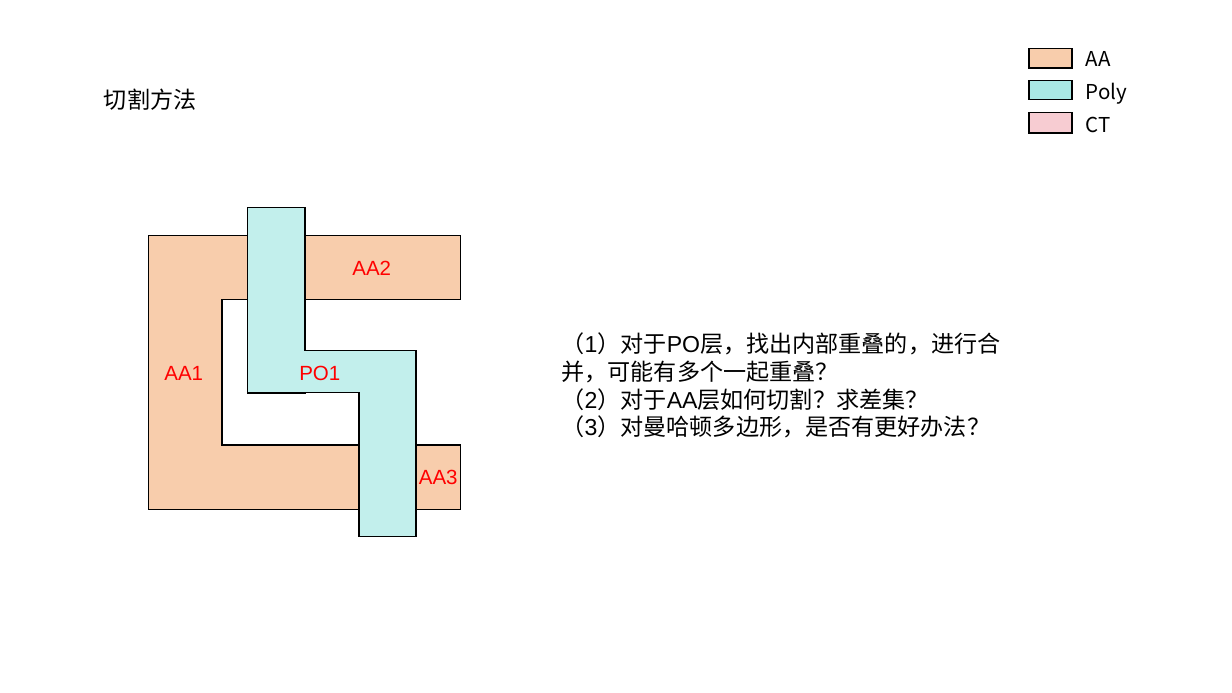
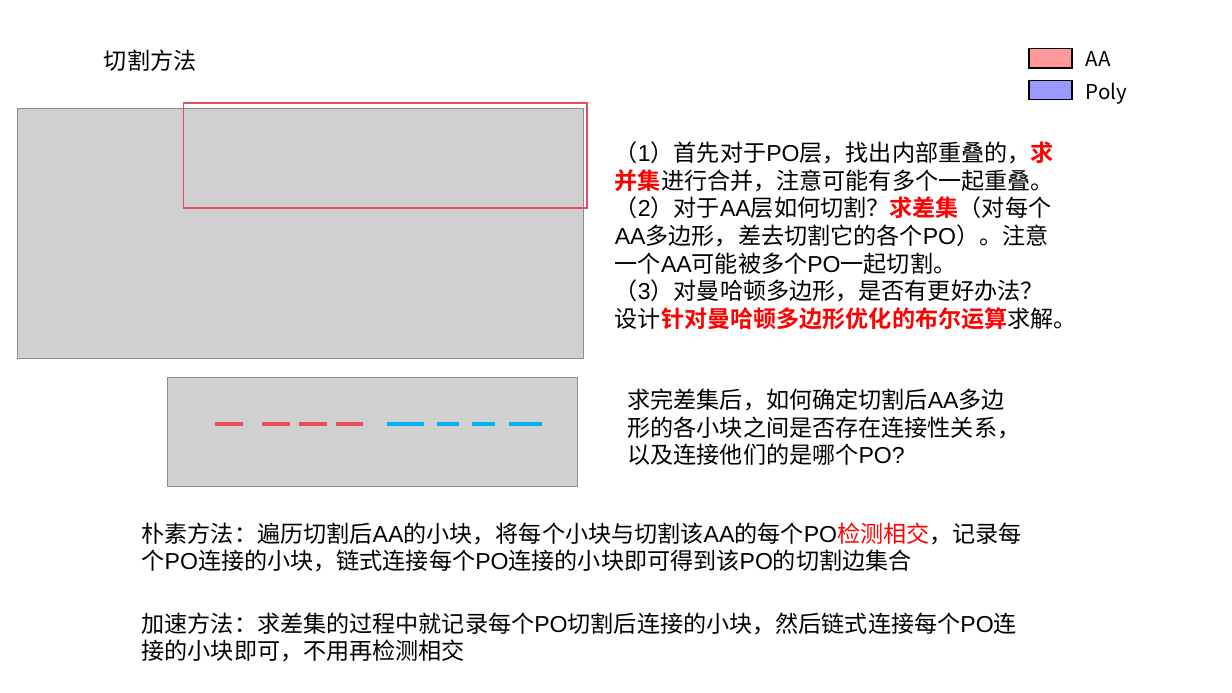
Before and after one commit to ApexGP/EdaChallenge, a slide deck: slide 5 of doc/Q3求解讨论.pptx. Drawn at 1232x693 pixels with LibreOffice and Linux fonts; fonts in the diff are those of the drawing; grey boxes stand for pictures. Boxes give left, top, right and bottom in pixels: in the first picture for what was removed or moved away, otherwise in the second. Text is boxed around its words. In the diff, an @@ line names an element or a change of style, - is before the commit and + after.

Commit message:
perf:优化多边形切割，求差集的过程中就记录每个PO切割后连接的AA小块

```diff
--- a/doc/Q3求解讨论.pptx
+++ b/doc/Q3求解讨论.pptx
@@ text "切割方法": place and size @@
-text "切割方法" at (104,88,196,110)
+text "切割方法" at (104,49,196,71)
@@ rectangle at (1030,49,1073,68): fill #F8CDAC to #FF9999 @@
@@ rectangle at (1030,80,1073,100): fill #A9E9E4 to #9999FF @@
@@ picture added at (18,108,584,359) @@
@@ rectangle added at (184,103,587,208), outline #E54C5E 1.5 pt @@
@@ rectangle removed at (1030,113,1073,133) @@
@@ text removed at (1086,116,1111,133) @@
-CT
@@ text "（1）首先对于PO层，找出内部重叠的，求并集进行合并，注意可能有多个一起重叠。": place and size @@
-text "（1）首先对于PO层，找出内部重叠的，求并集进行合并，注意可能有多个一起重叠。" at (562,332,1001,438)
+text "（1）首先对于PO层，找出内部重叠的，求并集进行合并，注意可能有多个一起重叠。" at (615,141,1077,329)
@@ text at (615,141,1054,274): text changed @@
-（1）对于PO层，找出内部重叠的，进行合并，可能有多个一起重叠？
-（2）对于AA层如何切割？求差集？
+（1）首先对于PO层，找出内部重叠的，求并集进行合并，注意可能有多个一起重叠。
+（2）对于AA层如何切割？求差集（对每个AA多边形，差去切割它的各个PO）。注意一个AA可能被多个PO一起切割。
@@ text at (615,307,1077,329): paragraph added @@
+设计针对曼哈顿多边形优化的布尔运算求解。
@@ picture added at (168,377,578,487) @@
@@ group removed at (149,208,461,537): 4 texts, 2 freeform shapes @@
-AA1
-AA2
-AA3
-PO1
@@ text added at (628,388,1005,465), 18 pt, text #000000 @@
+求完差集后，如何确定切割后AA多边形的各小块之间是否存在连接性关系，以及连接他们的是哪个PO?
@@ line added from (215, 424) to (242, 424), #E54C5E 3 pt @@
@@ line added from (262, 424) to (290, 424), #E54C5E 3 pt @@
@@ line added from (299, 424) to (327, 424), #E54C5E 3 pt @@
@@ line added from (335, 424) to (363, 424), #E54C5E 3 pt @@
@@ line added from (387, 424) to (424, 424), #00B0F0 3 pt @@
@@ line added from (437, 424) to (459, 424), #00B0F0 3 pt @@
@@ line added from (472, 424) to (494, 424), #00B0F0 3 pt @@
@@ line added from (508, 424) to (543, 424), #00B0F0 3 pt @@
@@ text added at (142,522,1022,572), 18 pt, text #000000 @@
+朴素方法：遍历切割后AA的小块，将每个小块与切割该AA的每个PO检测相交，记录每个PO连接的小块，链式连接每个PO连接的小块即可得到该PO的切割边集合
@@ text added at (142,612,1017,662), 18 pt, text #000000 @@
+加速方法：求差集的过程中就记录每个PO切割后连接的小块，然后链式连接每个PO连接的小块即可，不用再检测相交
```
Also in this commit, not shown: 8 other files.
